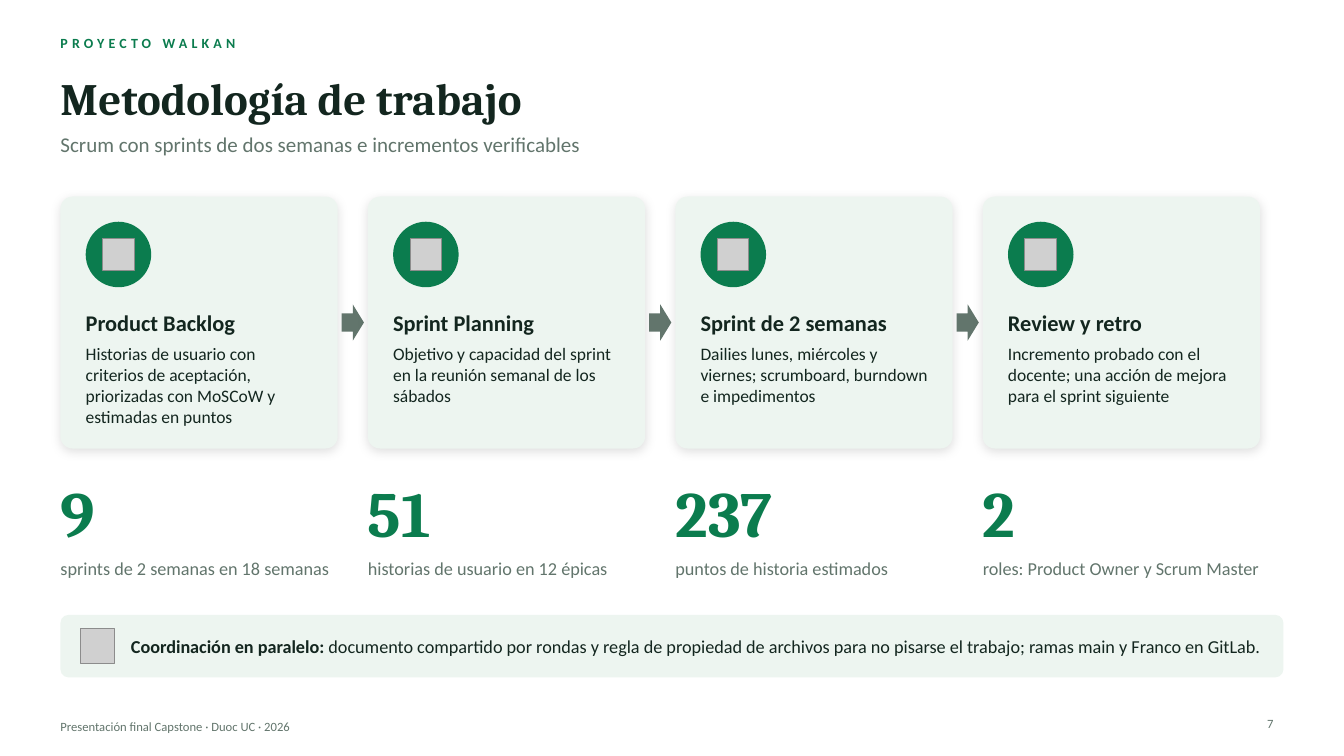
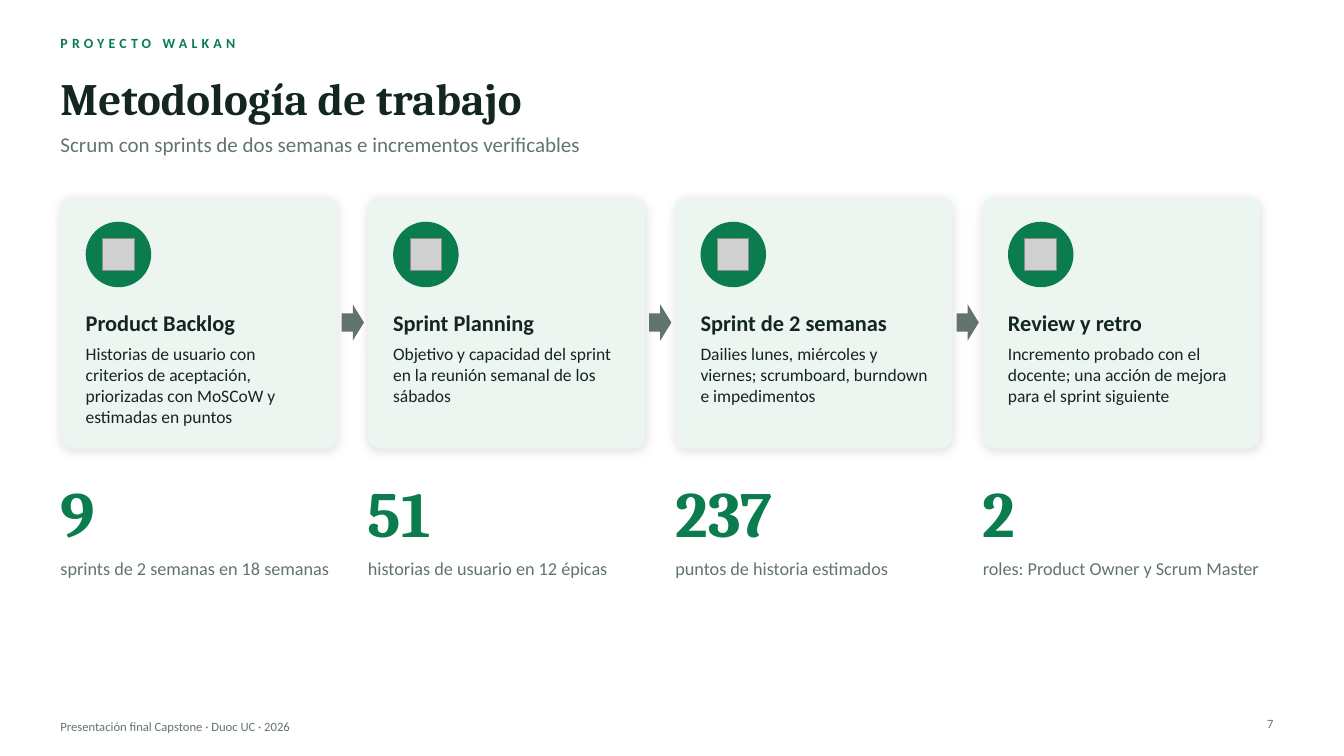
Before and after one commit to Chazito/Walkan, a slide deck: slide 7 of Fase 3/Evidencias Grupales/Presentacion Final.pptx. Drawn at 1344x756 pixels with LibreOffice and Linux fonts; fonts in the diff are those of the drawing; grey boxes stand for pictures; background and template pictures are left out. Boxes give left, top, right and bottom in pixels: in the first picture for what was removed or moved away, otherwise in the second. Text is boxed around its words. In the diff, an @@ line names an element or a change of style, - is before the commit and + after.

```diff
--- a/Fase 3/Evidencias Grupales/Presentacion Final.pptx
+++ b/Fase 3/Evidencias Grupales/Presentacion Final.pptx
@@ rounded rectangle removed at (60, 615, 1284, 678) @@
@@ picture removed at (81, 629, 115, 663) @@
@@ text removed at (131, 640, 1260, 656) @@
-Coordinación en paralelo: documento compartido por rondas y regla de propiedad de archivos para no pisarse el trabajo; ramas main y Franco en GitLab.
```
Also in this commit, not shown: 1 other slide changed.
